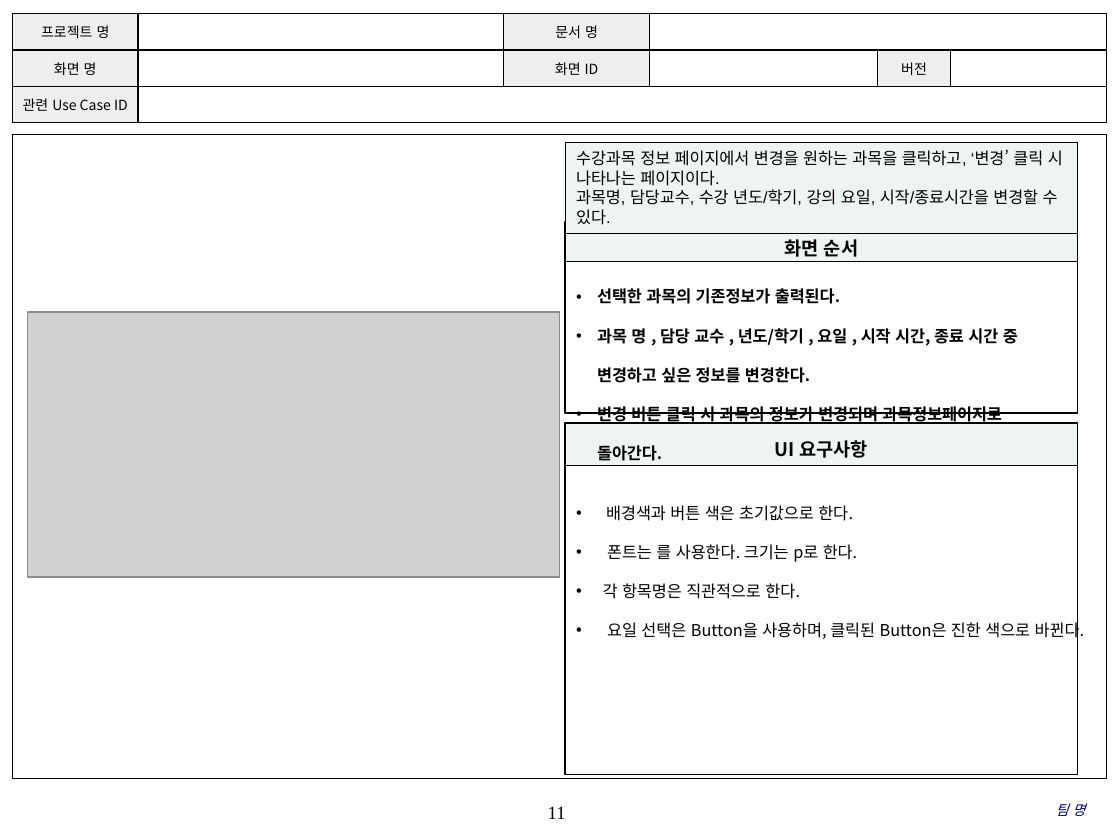
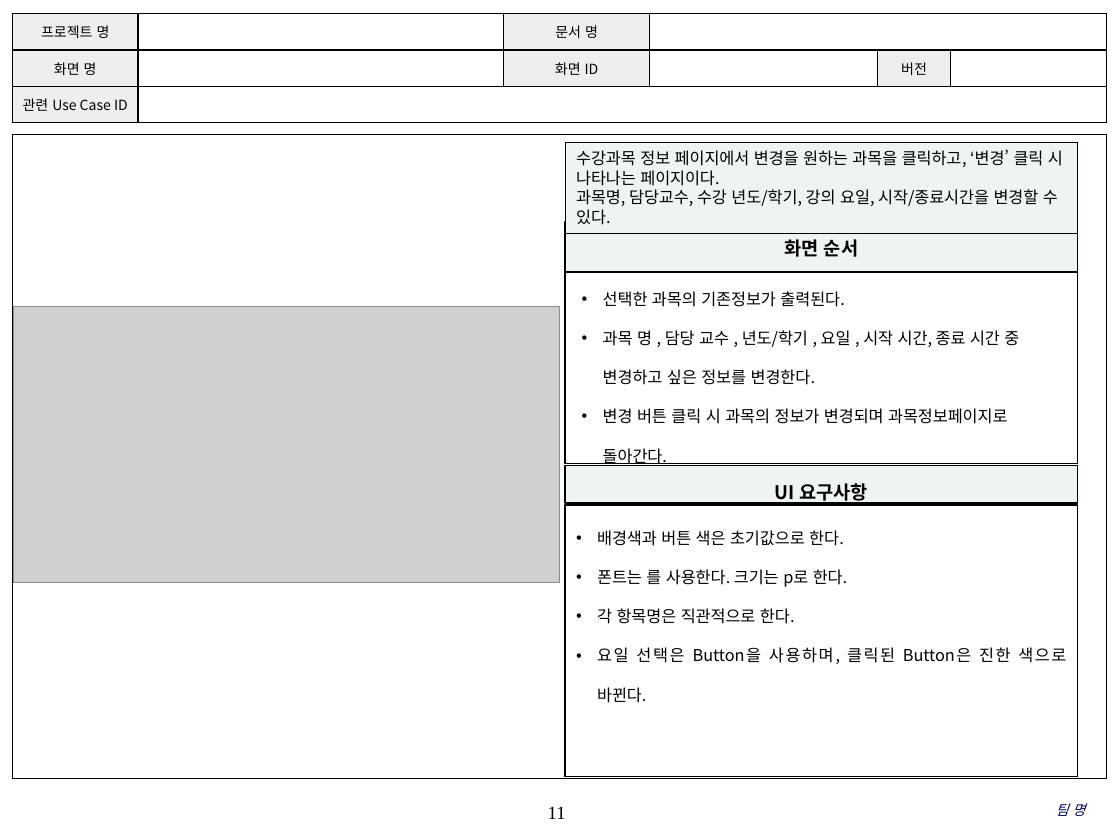
Before and after one commit to SE-admin/7, a slide deck: slide 11 of doc/3_ 설계서/UI Design Template.pptx. Drawn at 1120x840 pixels with LibreOffice and Linux fonts; fonts in the diff are those of the drawing; grey boxes stand for pictures; background and template pictures are left out. Boxes give left, top, right and bottom in pixels: in the first picture for what was removed or moved away, otherwise in the second. Text is boxed around its words. In the diff, an @@ line names an element or a change of style, - is before the commit and + after.

Commit message:
UI Design Template|doc|오타수정

```diff
--- a/doc/3_ 설계서/UI Design Template.pptx
+++ b/doc/3_ 설계서/UI Design Template.pptx
@@ rectangle "수강과목 정보 페이지에서 변경을 원하는 ..." at [566, 142, 1079, 233]: font Arial to Noto Sans CJK KR @@
@@ rectangle "화면 순서": place and size @@
-rectangle "화면 순서" at [566, 222, 1079, 264]
+rectangle "화면 순서" at [566, 222, 1079, 276]
@@ text "선택한 과목의 기존정보가 출력된다." at [603, 291, 1019, 466]: bold off @@
@@ rectangle: place and size @@
-rectangle at [566, 262, 1079, 413]
+rectangle at [566, 272, 1079, 464]
@@ picture: place and size @@
-picture at [28, 312, 560, 578]
+picture at [13, 306, 559, 582]
@@ rectangle "UI 요구사항": place and size @@
-rectangle "UI 요구사항" at [566, 423, 1079, 466]
+rectangle "UI 요구사항" at [566, 466, 1079, 503]
@@ text "배경색과 버튼 색은 초기값으로 한다.": place and size @@
-text "배경색과 버튼 색은 초기값으로 한다." at [566, 466, 1079, 775]
+text "배경색과 버튼 색은 초기값으로 한다." at [597, 530, 1066, 703]
@@ text "배경색과 버튼 색은 초기값으로 한다." at [597, 530, 1066, 703]: indent changed; fill #FFFFFF to none; outline #000000 1 pt to none @@
@@ rectangle added at [566, 505, 1079, 776], fill #FFFFFF, outline #000000 1 pt @@
```
Also in this commit, not shown: 8 other slides changed.
